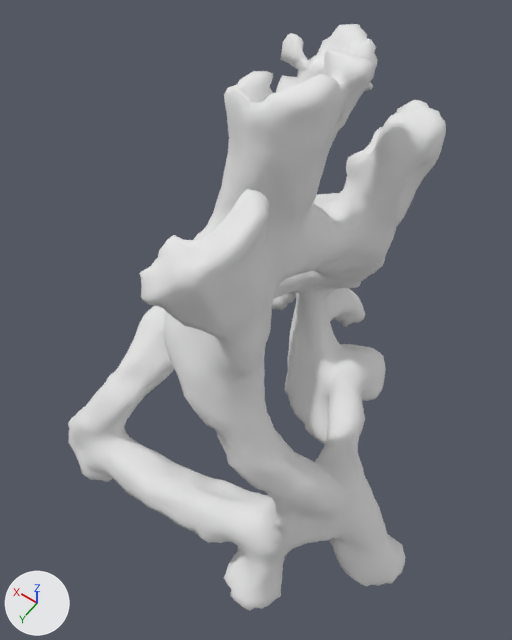
The FBX model RenegadeHomeTour/Assets/_Design/Models/Decorations/driftWood.fbx: old version first, new version second.
One viewpoint serves both versions: a camera (50 mm lens) standing at (-0.106, 0.151, 0.32) and looking at (-0.005, 0.009, 0.097). Every picture has the same lights, and +X, +Y and +Z are marked at lower left. Mesh edges are drawn as thin lines on the coarser meshes. Where no turn or scale is listed for an object, it has been applied to the vertices.

Objects in the first picture: 'treeRing.001'.
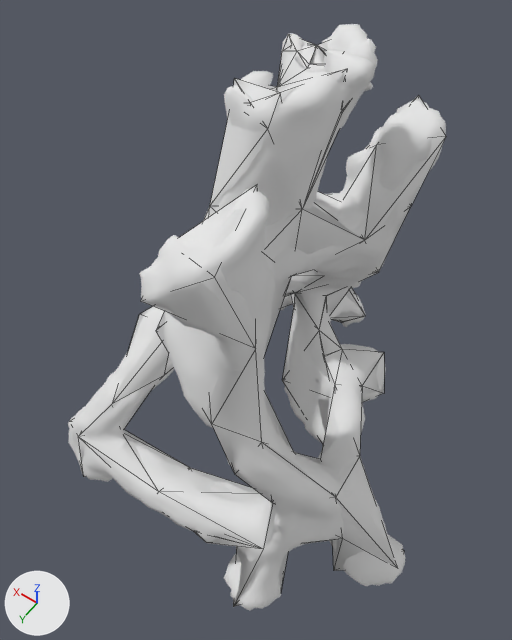
Location of each change, [x1, y1, x2, y2] in pixels of the pictures (512 x 640 px):
'driftwood_LOD1', added: after [78, 34, 446, 607]

What the commit changed:
Mesh me_mesh_005 is new.
It has 149 vertices, 330 faces and spans x -0.095..0.077, y -0.079..0.104, z -0.087..0.125.
It uses material mat_1_1 (white #e7e7e7).
Object 'driftwood_LOD1' (ob_driftwood_lod1) is new; it shows me_mesh_005.
Its location is (0.0, -0.0217, 0.0865).
